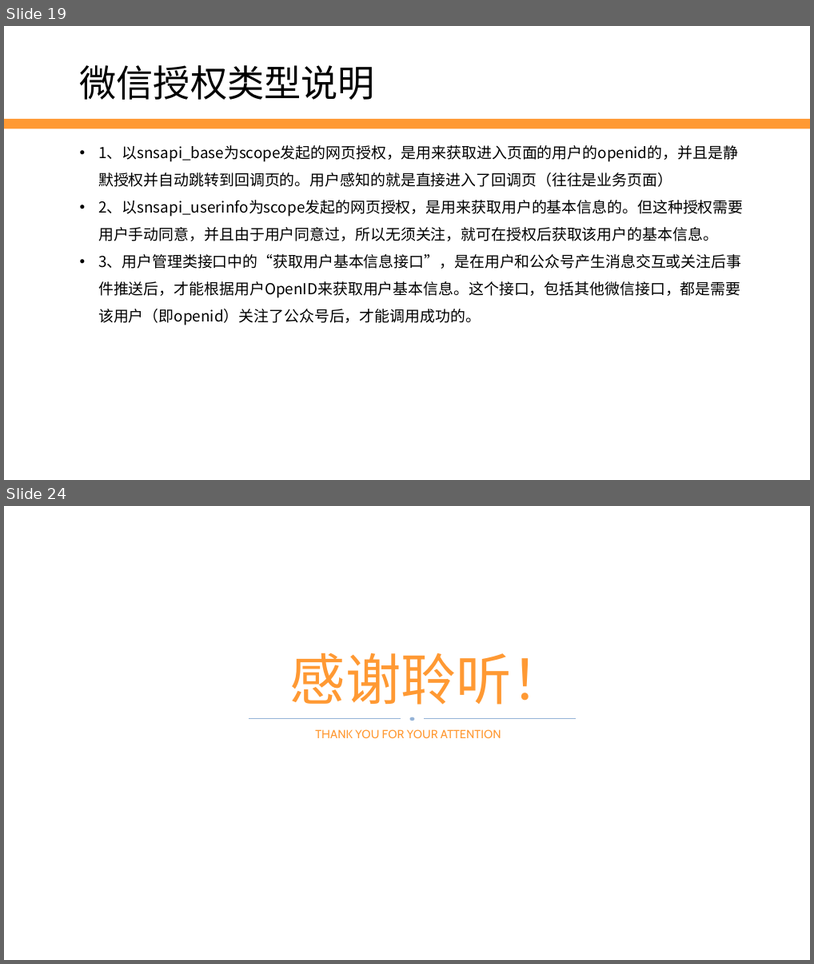
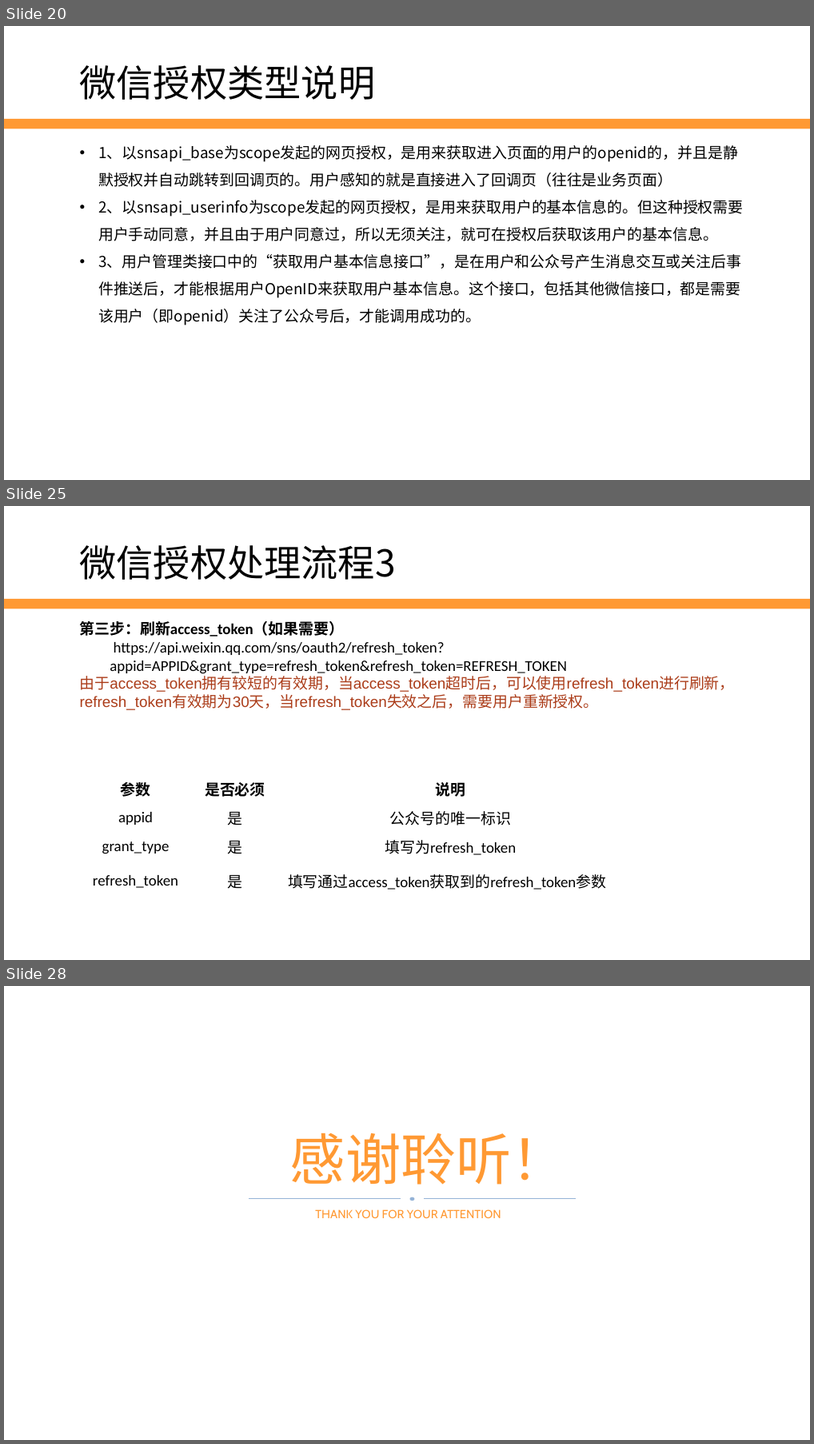
Before and after one commit to edu2act/2017-2018_1st_Wechat_Web_Programming, a slide deck: 课程ppt/第11讲 微信支付与Oauth授权.pptx. Shown one above the other, each under a label of ours: slides 19 and 24 before the commit, slides 20, 25 and 28 after it; the slides between them are not shown. The pictures are 814x964 and 814x1444 pixels, drawn with LibreOffice and Linux fonts; fonts in the diff are those of the drawing; background and template pictures are left out. Boxes give left, top, right and bottom in pixels: in the first picture for what was removed or moved away, otherwise in the second. Text is boxed around its words. In the diff, an @@ line names an element or a change of style, - is before the commit and + after.

```diff
--- a/课程ppt/第11讲 微信支付与Oauth授权.pptx
+++ b/课程ppt/第11讲 微信支付与Oauth授权.pptx
@@ slide 25 added at box(4, 506, 810, 960), background #FFFFFF; not listed: 1 template element that a slide beside it also shows @@
@@ text added at box(80, 545, 397, 580), 44 pt, text #000000 @@
+微信授权处理流程3
@@ text added at box(80, 621, 735, 710), 18 pt, text #000000 @@
+第三步：刷新access_token（如果需要）
+  https://api.weixin.qq.com/sns/oauth2/refresh_token?appid=APPID&grant_type=refresh_token&refresh_token=REFRESH_TOKEN
+由于access_token拥有较短的有效期，当access_token超时后，可以使用refresh_token进行刷新，refresh_token有效期为30天，当refresh_token失效之后，需要用户重新授权。
@@ table added at box(86, 774, 617, 892), 4 rows, 3 columns @@
+参数 | 是否必须 | 说明
+appid | 是 | 公众号的唯一标识
+grant_type | 是 | 填写为refresh_token
+refresh_token | 是 | 填写通过access_token获取到的refresh_token参数
@@ what was slide 19 is now slide 20 @@
@@ what was slide 24 is now slide 28 @@
```
Also in this commit, not shown: 6 slides changed, 5 other slides added, 2 slides removed, 5 other files.
